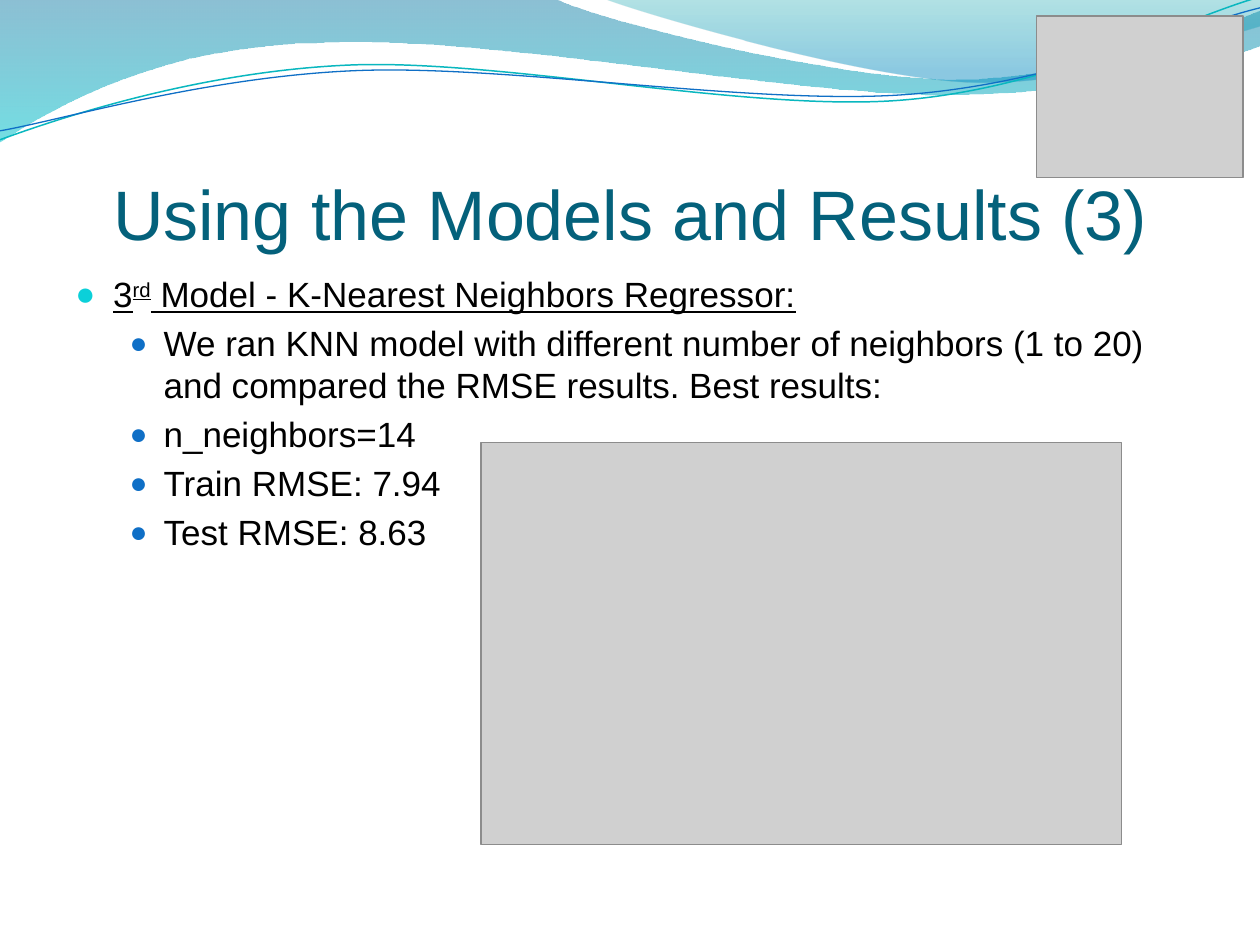
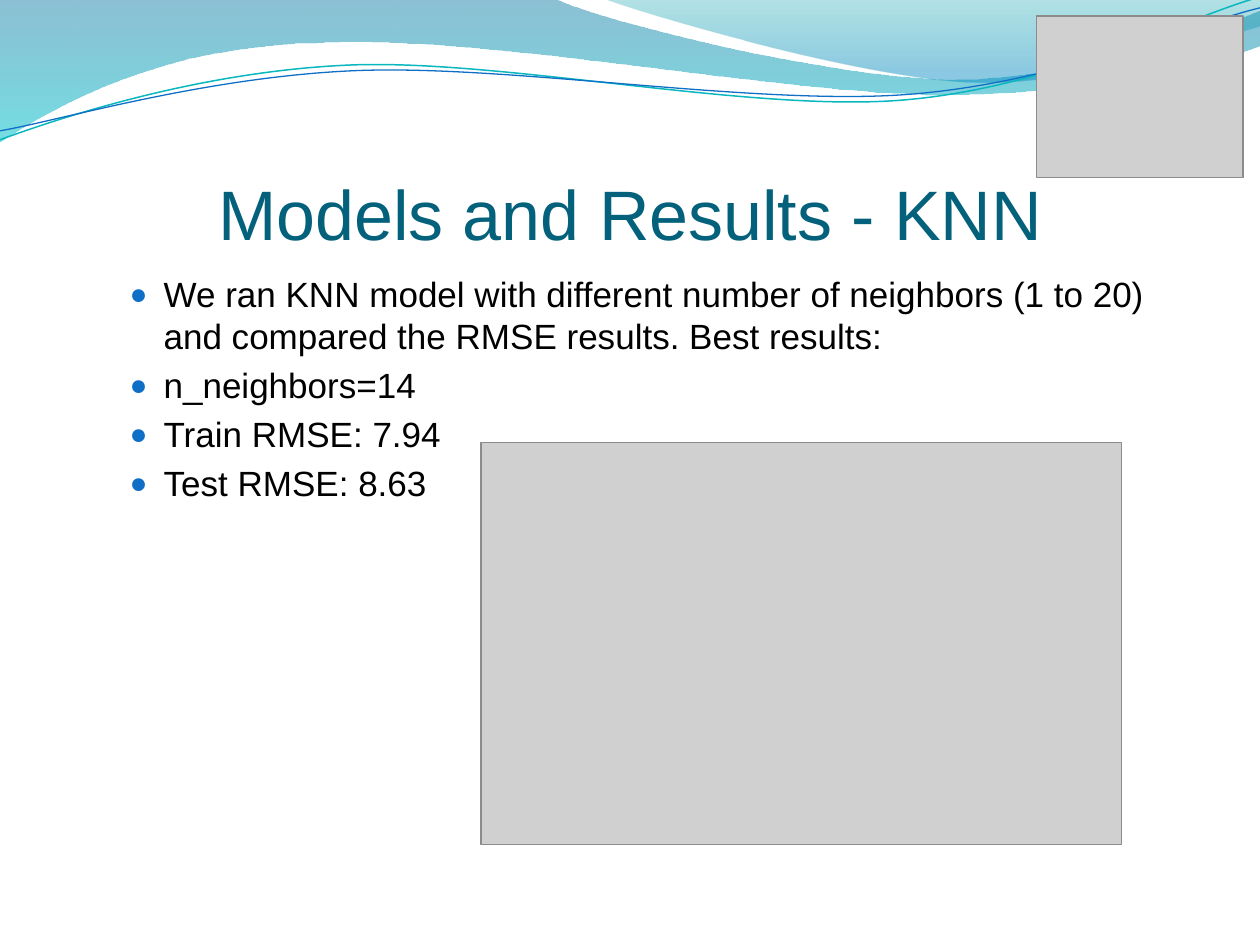
Before and after one commit to linoybar/Regression_Python_Project, a slide deck: slide 17 of Regression Project presentation.pptx (slide 14 before the commit). Drawn at 1260x945 pixels with LibreOffice and Linux fonts; fonts in the diff are those of the drawing; grey boxes stand for pictures; background and template pictures are left out. Boxes give left, top, right and bottom in pixels: in the first picture for what was removed or moved away, otherwise in the second. Text is boxed around its words. In the diff, an @@ line names an element or a change of style, - is before the commit and + after.

```diff
--- a/Regression Project presentation.pptx
+++ b/Regression Project presentation.pptx
@@ title at [218,189,1042,241]: text changed @@
-Using the Models and Results (3)
+Models and Results - KNN
@@ text at [161,281,795,314]: paragraph removed @@
-● 3rd Model - K-Nearest Neighbors Regressor:
```
Also in this commit, not shown: 13 other slides changed, 4 slides added, 1 slide removed.
